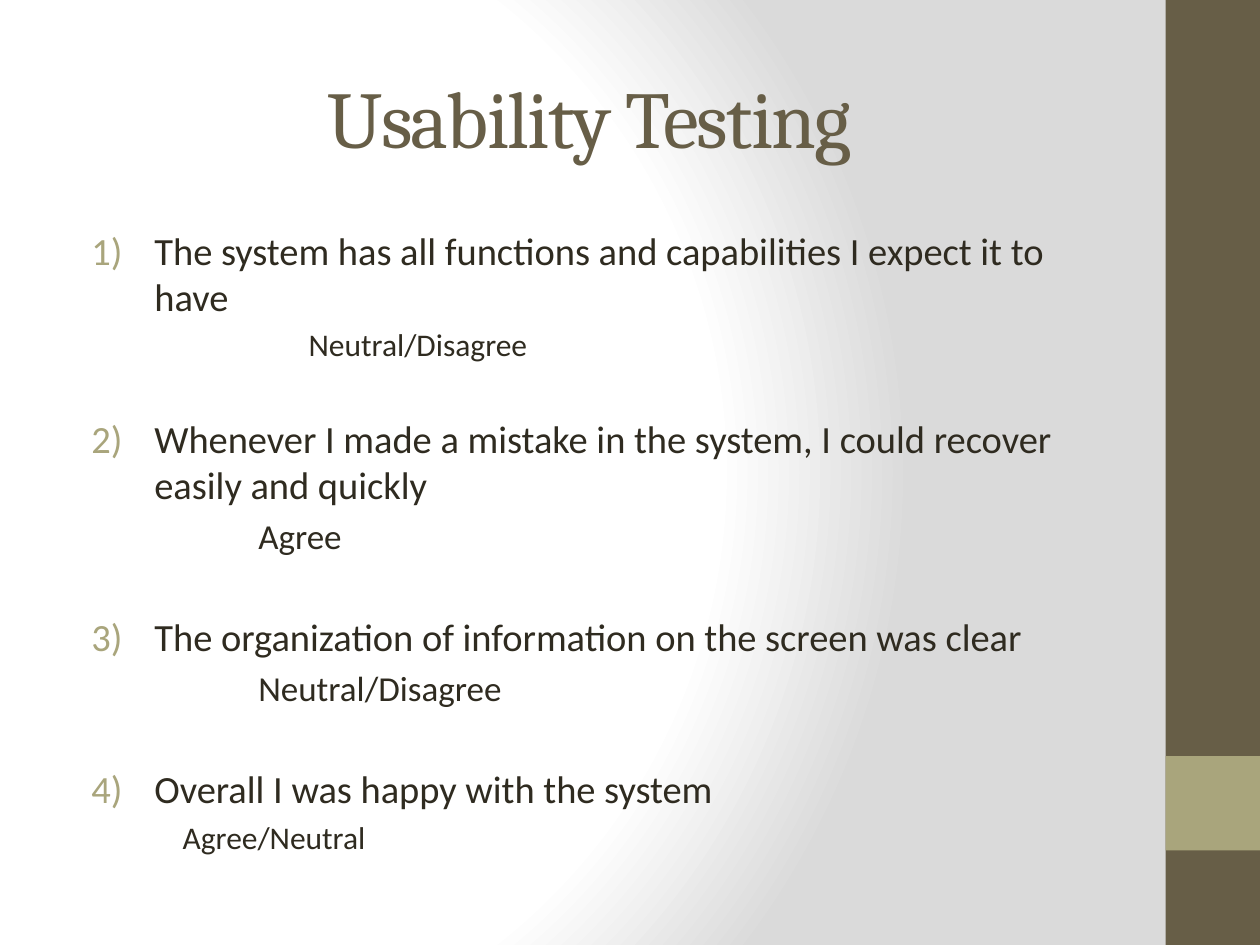
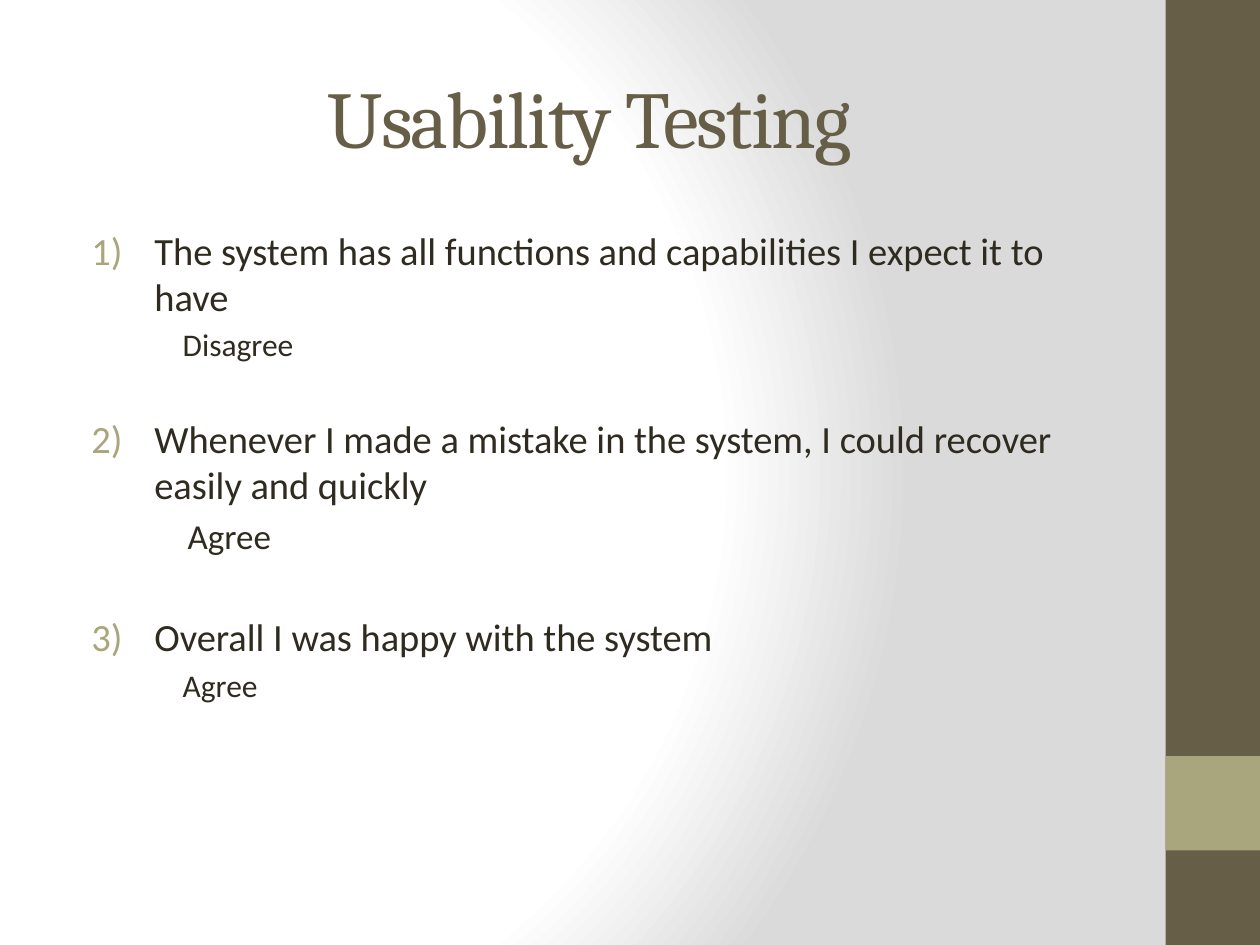
Before and after one commit to shanperera/Smart-Waiter, a slide deck: slide 10 of Revision0Presentaiton.pptx. Drawn at 1260x945 pixels with LibreOffice and Linux fonts; fonts in the diff are those of the drawing. Boxes give left, top, right and bottom in pixels: in the first picture for what was removed or moved away, otherwise in the second. Text is boxed around its words. In the diff, an @@ line names an element or a change of style, - is before the commit and + after.

```diff
--- a/Revision0Presentaiton.pptx
+++ b/Revision0Presentaiton.pptx
@@ text at [183, 334, 294, 362]: text changed @@
-    Neutral/Disagree
+    Disagree
@@ text at [154, 624, 1022, 707]: paragraphs removed @@
-3) The organization of information on the screen was clear
-  Neutral/Disagree
@@ text at [183, 676, 258, 703]: text changed @@
-    Agree/Neutral
+    Agree
```
Also in this commit, not shown: 1 other slide changed, 14 other files.
